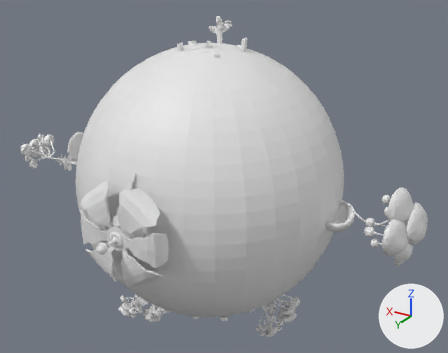
An edit to the Blender file Assets/Models/Planet.blend, drawn before and after from the same camera.
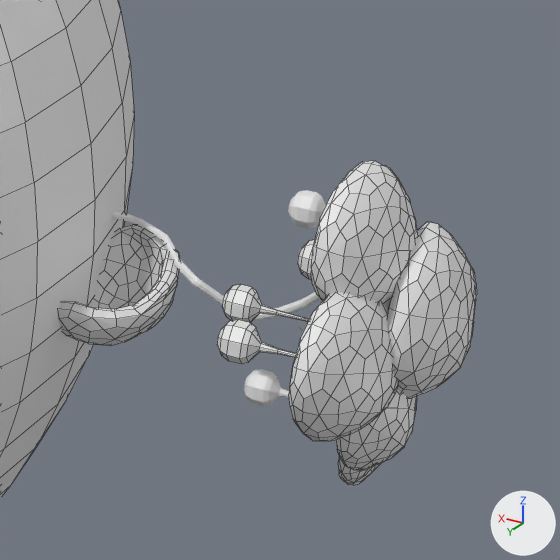
The first picture shows the older version from a camera (50 mm lens) standing at (-112.5, 177.8, 91.8) and looking at (-6.1, 0.4, 3.1). The close-ups show both versions on the part from 69% to 100% of the width and 42% to 81% of the height of that picture; other places that the commit changed are outside them. Lighting does not change. The marker at lower right points along +X, +Y and +Z. The close-ups show mesh edges as thin lines.

Names of what the first close-up shows: 'Leaf_mainTree', 'NFTFruit_mainTree.002', 'NFTFruit_mainTree.003', 'NFTFruit_mainTree.006', 'NFTFruit_mainTree.007', 'Planet', 'Tree Base_Leaf_mainTree', 'Tree_mainTree'.
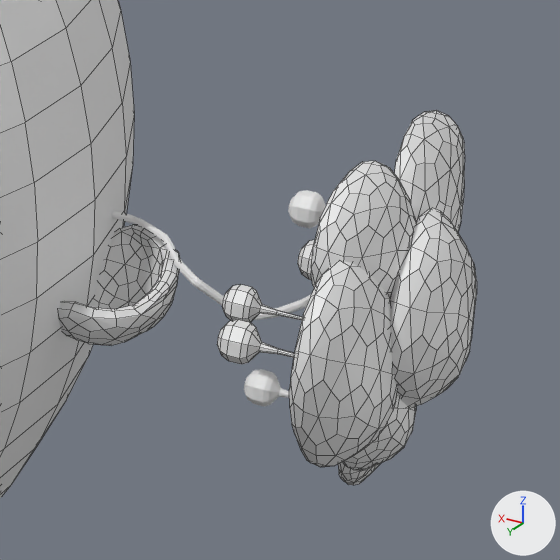
The change, as a list of edits to the scene's bpy script:
```text
Change me_icosphere_017:
    used by ob_leaf_maintree; location = (-73.62, 1.34, -4.31); rotation_euler = (3.539, -0.148, 0.35), in degrees (203, -8.5, 20); scale = (-8.47, -5.92, -5.61)
    remove me_icosphere_017.from_pydata(...)  # 252 vertices, 480 faces; spans x -1.26..0.69, y -3.02..3.11, z -1.75..3.06
    add me_icosphere_017.from_pydata(...)  # 294 vertices, 560 faces; spans x -1.28..0.71, y -3.02..3.2, z -1.75..3.95
    me_icosphere_017 part 1: the loose piece of 42 vertices spanning x -0.1..0.69, y -2.94..-0.51, z -0.53..1.95 is copied, and the copy is multiplied about its middle by the matrix ((1.114, 0.013, -0.087), (0.03, 1.072, 0.311), (0.197, -0.346, 1.064)), then moved by (-0.29, 1.08, 1.81); it spans x -0.48..0.49, y -1.96..0.72, z 1.15..3.95
    me_icosphere_017 part 2
    3 vertices in x -0.13..0.69, y -0.59..0.49, z 0.52..1.13 move by (0.01, -0.02, -0.05)
    3 vertices in x -0.24..0.41, y -0.13..1.78, z 1.13..1.99 move by (-0.01, 0.04, 0.11)
    73 vertices move from x -1.26..0.69, y -1.56..3.11, z -0.84..2.5 to x -1.28..0.71, y -1.6..3.2, z -1.24..2.68
```

What differs and where, as boxes (x1, y1, x2, y2) in the close-ups (560 x 560 px; the box of a moved part takes in the faces that stretch with it):
'Leaf_mainTree', reshaped (16% taller)
    before: (289, 161, 477, 485)
    after: (289, 110, 477, 485)
part 1 of me_icosphere_017, added
    after: (394, 110, 465, 232)
part 2 of me_icosphere_017, moved or reshaped
    before: (289, 222, 477, 441)
    after: (289, 208, 477, 467)
